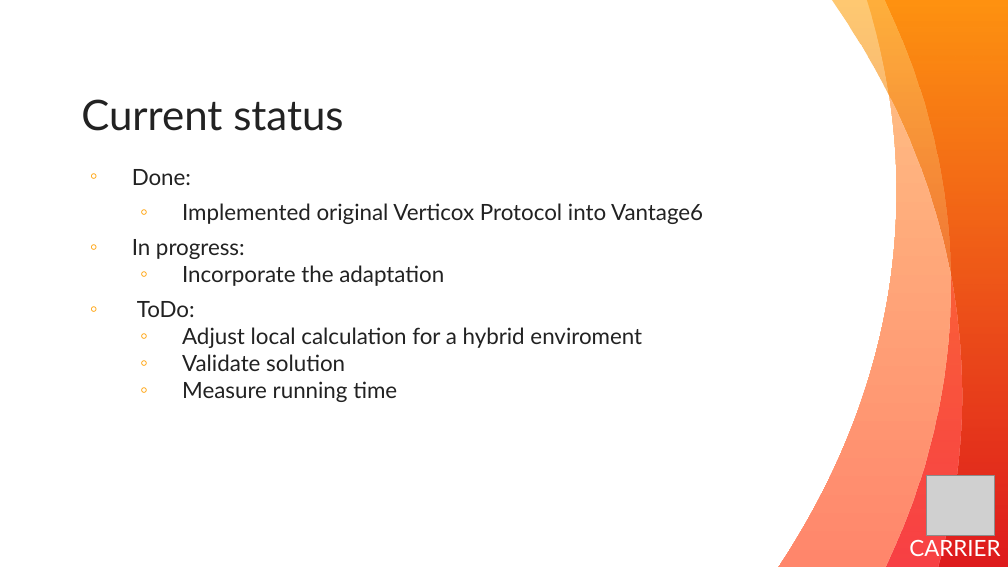
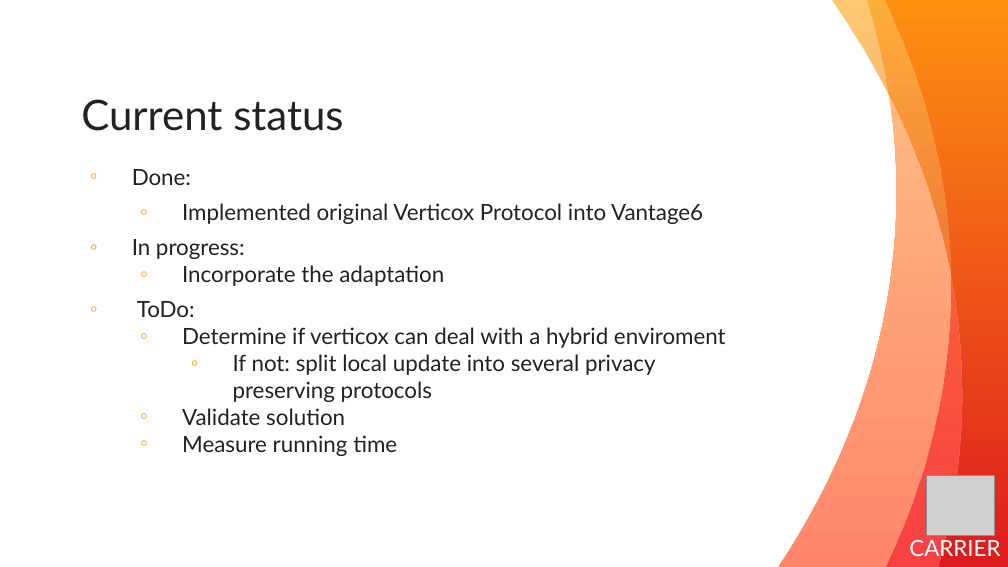
Before and after one commit to CARRIER-project/verticox, a slide deck: slide 13 of Verticox.pptx. Drawn at 1008x567 pixels with LibreOffice and Linux fonts; fonts in the diff are those of the drawing; grey boxes stand for pictures. Boxes give left, top, right and bottom in pixels: in the first picture for what was removed or moved away, otherwise in the second. Text is boxed around its words. In the diff, an @@ line names an element or a change of style, - is before the commit and + after.

Commit message:
Powerpoint adjustments

```diff
--- a/Verticox.pptx
+++ b/Verticox.pptx
@@ text at (x1=182, y1=327, x2=726, y2=402): text changed @@
-  ◦ Adjust local calculation for a hybrid enviroment
+  ◦ Determine if verticox can deal with a hybrid enviroment
+    ◦ If not: split local update into several privacy preserving protocols
```
